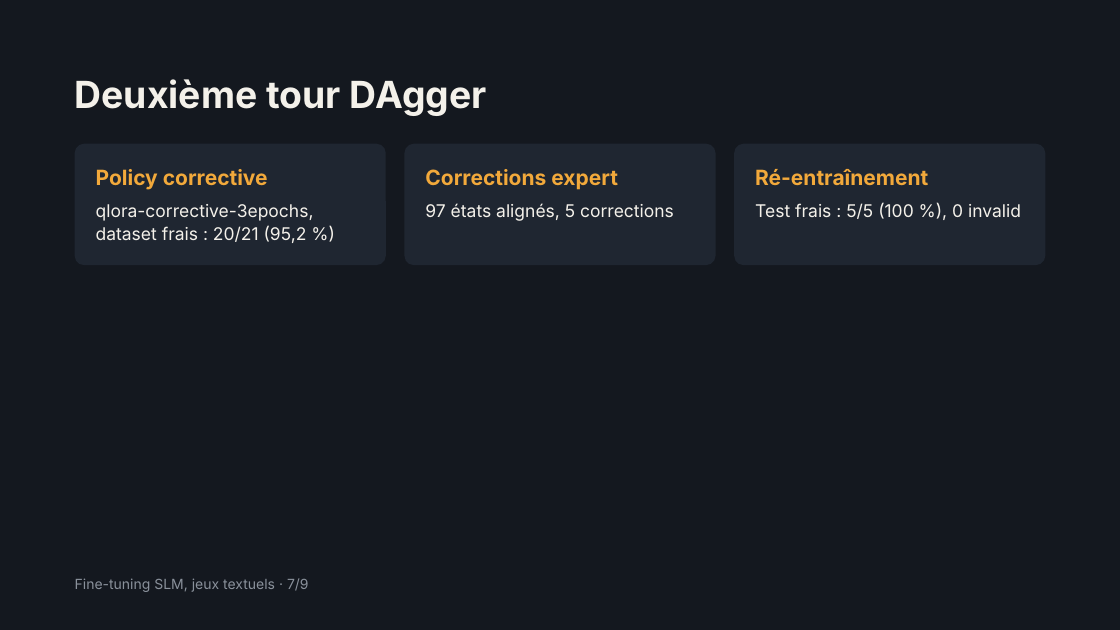
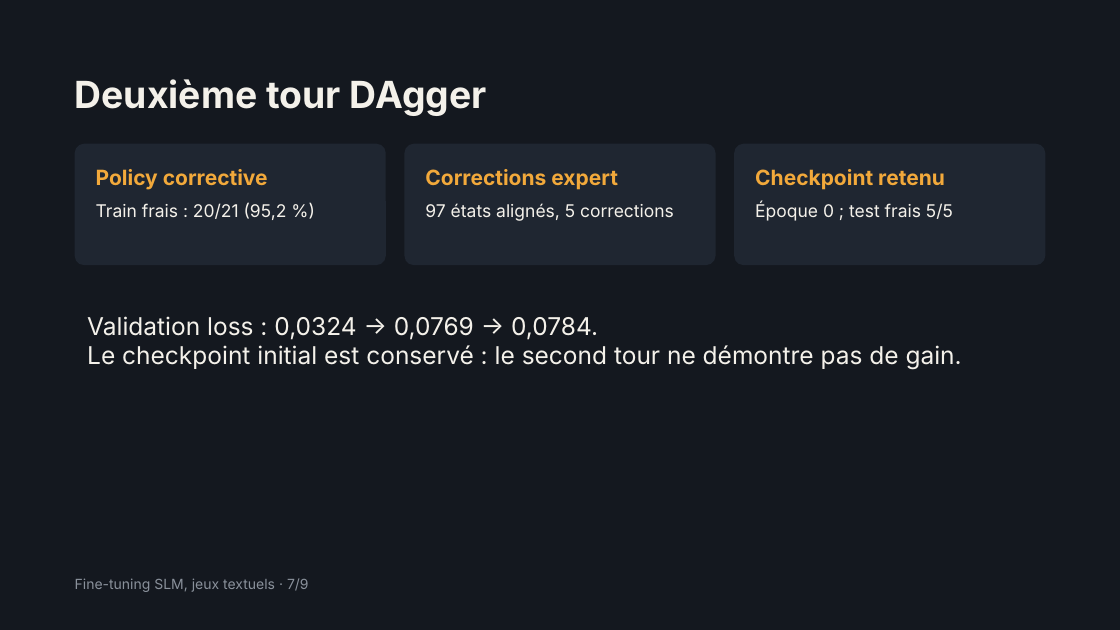
Before and after one commit to TheJollyCrabTheorist/text-game-agent-SLM, a slide deck: slide 7 of report/presentation.pptx. Drawn at 1120x630 pixels with LibreOffice and Linux fonts; fonts in the diff are those of the drawing. Boxes give left, top, right and bottom in pixels: in the first picture for what was removed or moved away, otherwise in the second. Text is boxed around its words. In the diff, an @@ line names an element or a change of style, - is before the commit and + after.

```diff
--- a/report/presentation.pptx
+++ b/report/presentation.pptx
@@ text at (755, 169, 945, 190): text changed @@
-Ré-entraînement
+Checkpoint retenu
@@ text at (96, 202, 287, 220): text changed @@
-qlora-corrective-3epochs, dataset frais : 20/21 (95,2 %)
+Train frais : 20/21 (95,2 %)
@@ text at (755, 202, 953, 221): text changed @@
-Test frais : 5/5 (100 %), 0 invalid
+Époque 0 ; test frais 5/5
@@ text added at (87, 316, 962, 370), 21 pt, text #F4F1EA @@
+Validation loss : 0,0324 → 0,0769 → 0,0784.
+Le checkpoint initial est conservé : le second tour ne démontre pas de gain.
```
Also in this commit, not shown: 7 other slides changed, 22 other files.
